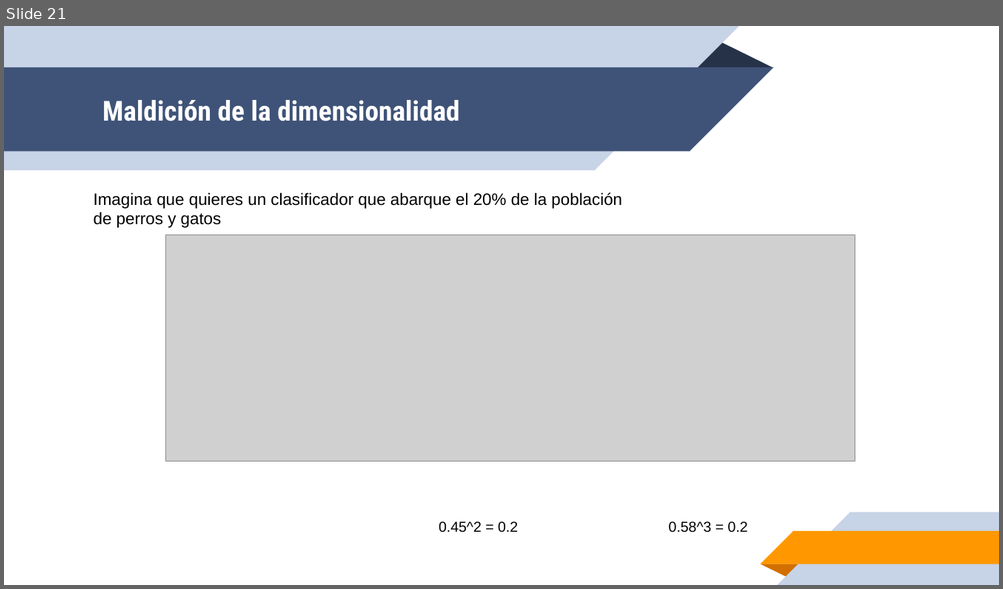
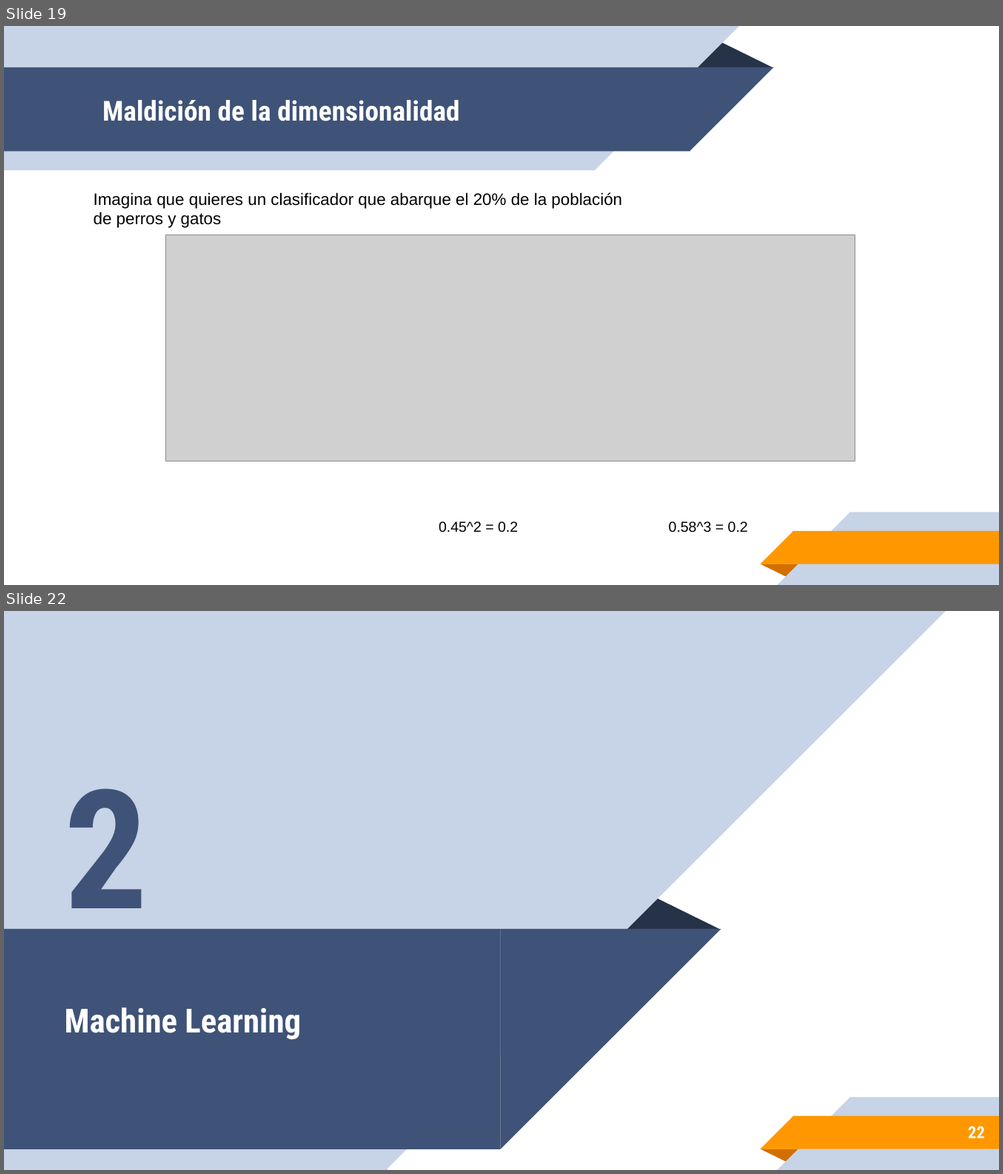
Before and after one commit to leonpalafox/fundamentos_ds, a slide deck: Slides/Clase_5_2020.pptx. Shown one above the other, each under a label of ours: slide 21 before the commit, slides 19 and 22 after it; the slides between them are not shown. The pictures are 1003x589 and 1003x1174 pixels, drawn with LibreOffice and Linux fonts; fonts in the diff are those of the drawing; grey boxes stand for pictures; background and template pictures are left out. Boxes give left, top, right and bottom in pixels: in the first picture for what was removed or moved away, otherwise in the second. Text is boxed around its words. In the diff, an @@ line names an element or a change of style, - is before the commit and + after.

```diff
--- a/Slides/Clase_5_2020.pptx
+++ b/Slides/Clase_5_2020.pptx
@@ slide 22 added at box(4, 611, 999, 1170), background #FFFFFF; not listed: 5 template elements that a slide beside it also shows @@
@@ rectangle added at box(4, 611, 387, 1170), fill #C7D3E6 @@
@@ right triangle added at box(387, 611, 946, 1169), fill #C7D3E6 @@
@@ text added at box(65, 789, 148, 947), 120 pt, text #3F5378, bold @@
+2
@@ triangle added at box(623, 897, 720, 929), fill #263248 @@
@@ rectangle added at box(4, 929, 501, 1150), fill #3F5378 @@
@@ right triangle added at box(501, 929, 721, 1150), fill #3F5378 @@
@@ title added at box(65, 1008, 301, 1040), 24 pt, text #FFFFFF, bold @@
+Machine Learning
@@ page number added at box(967, 1127, 984, 1139), 12 pt, text #FFFFFF, bold @@
+22
@@ what was slide 21 is now slide 19 @@
```
Also in this commit, not shown: 9 slides changed, 17 other slides added, 2 slides removed, 4 other files.
